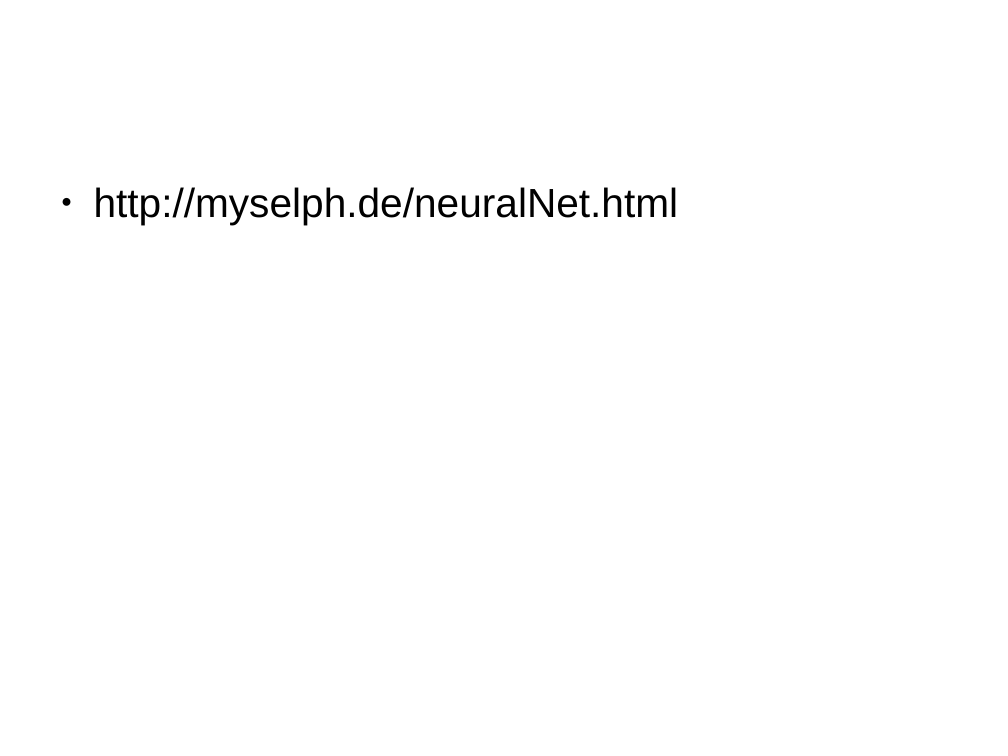
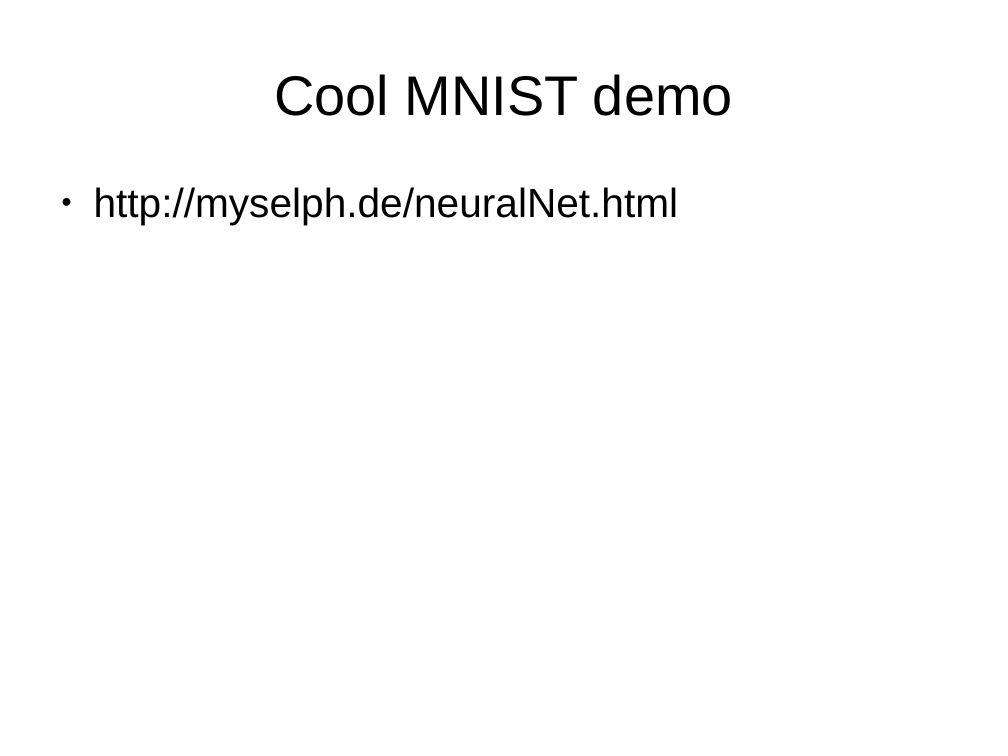
Before and after one commit to gmicros/annBrownBag, a slide deck: slide 16 of pres.odp (slide 14 before the commit). Drawn at 1008x756 pixels with LibreOffice and Linux fonts; fonts in the diff are those of the drawing. Boxes give left, top, right and bottom in pixels: in the first picture for what was removed or moved away, otherwise in the second. Text is boxed around its words. In the diff, an @@ line names an element or a change of style, - is before the commit and + after.

```diff
--- a/pres.odp
+++ b/pres.odp
@@ title added at <box>274,74,733,116</box>, 44 pt, text #000000 @@
+Cool MNIST demo
```
Also in this commit, not shown: 3 slides added, 3 other files.
